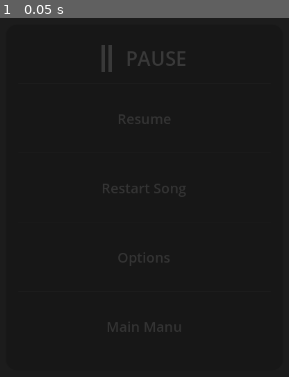
Above: before the commit, frame 1.
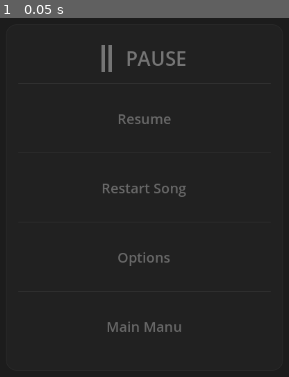
Above: after the commit, the same moment.

Repository: Jae7777/Wind-Tempo
Game: Godot game, scene res://control.tscn
Two runs of this game, one before a commit and one after it. Both use one fixed random seed, a clock stepped at 60 frames per second and the inputs below.
Inputs:
- Up to frame 1 (0.05 s): no input

The runs differ from the first frame. In frame 1, 1.7% of the frame differs, in the area x 34-65%, y 7-88%.

Commit message:
Add background image to the page

Diff:
--- a/wind-tempo/control.tscn
+++ b/wind-tempo/control.tscn
@@ -66,6 +66,20 @@
 anchor_bottom = 1.0
 grow_horizontal = 2
 grow_vertical = 2
+
+[node name="BackgroundImage" type="TextureRect" parent="."]
+layout_mode = 0
+offset_right = 40.0
+offset_bottom = 40.0
+
+[node name="BackgroundDim" type="ColorRect" parent="."]
+layout_mode = 1
+anchors_preset = 15
+anchor_right = 1.0
+anchor_bottom = 1.0
+grow_horizontal = 2
+grow_vertical = 2
+color = Color(0, 0, 0, 0.5882353)
 
 [node name="MainPanel" type="PanelContainer" parent="."]
 custom_minimum_size = Vector2(400, 500)
@@ -160,15 +174,6 @@
 theme_override_styles/focus = SubResource("StyleBoxEmpty_iy58a")
 text = "Main Manu"
 
-[node name="BackgroundDim" type="ColorRect" parent="."]
-layout_mode = 1
-anchors_preset = 15
-anchor_right = 1.0
-anchor_bottom = 1.0
-grow_horizontal = 2
-grow_vertical = 2
-color = Color(0, 0, 0, 0.5882353)
-
 [node name="Panel" type="Panel" parent="."]
 layout_mode = 1
 anchors_preset = 15
@@ -178,17 +183,3 @@
 offset_right = -0.9000244
 grow_horizontal = 2
 grow_vertical = 2
-
-[node name="VBoxContainer" type="VBoxContainer" parent="."]
-layout_mode = 1
-anchors_preset = 8
-anchor_left = 0.5
-anchor_top = 0.5
-anchor_right = 0.5
-anchor_bottom = 0.5
-offset_left = -35.0
-offset_top = -68.0
-offset_right = 35.0
-offset_bottom = 68.0
-grow_horizontal = 2
-grow_vertical = 2
Not shown, added: wind-tempo/background_img.png.import
Not shown, added: wind-tempo/background_img.png
